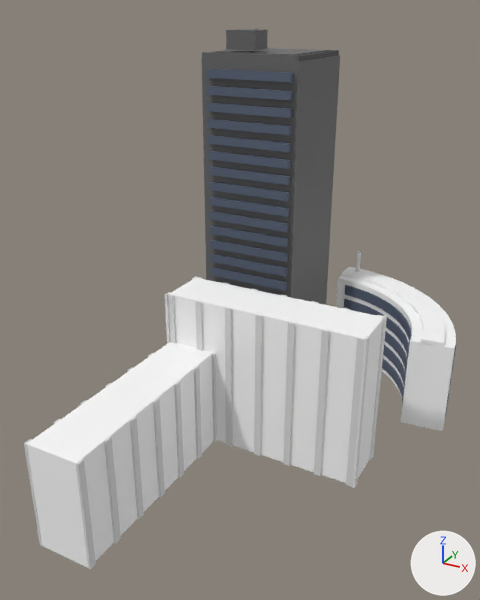
Before and after pictures for a commit that changed the Blender file run/material/build3.blend.
Before and after are seen from a camera (50 mm lens) standing at (7.53, -14.53, 8.19) and looking at (1.68, -3.91, 2.87). Lighting does not change. The marker at lower right points along +X, +Y and +Z.

In view in the first picture: '立方体', '立方体.002', '立方体.003', '立方体.004', '立方体.005', '立方体.007', '立方体.013', '立方体.014', '立方体.015', '立方体.017', '立方体.018', '立方体.019', '立方体.020'.
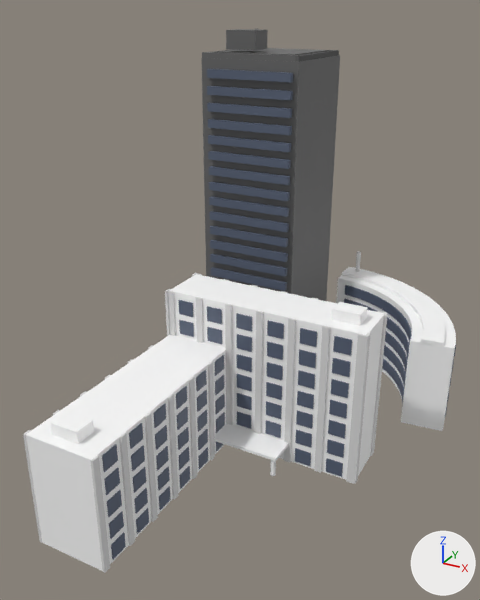
Where the change shows, as pixel boxes [x1, y1, x2, y2] in the pictures (480 x 600 px):
'立方体.013', moved, rescaled (7% wider)
    before: [27, 342, 213, 568]
    after: [26, 335, 226, 571]
'立方体.014', moved
    before: [170, 278, 383, 483]
    after: [169, 274, 384, 480]
'立方体.017', moved, rescaled
    before: [76, 353, 217, 570]
    after: [91, 349, 228, 573]
'立方体.021', added (blue)
    after: [178, 300, 352, 477]
'立方体.015', moved
    before: [167, 294, 365, 487]
    after: [168, 291, 366, 484]
'立方体.022', added (blue)
    after: [102, 355, 225, 560]
'立方体.023', added
    after: [214, 424, 288, 461]
'立方体.019', moved
    before: [352, 315, 387, 488]
    after: [353, 312, 388, 484]
'立方体.024', added
    after: [50, 411, 94, 444]
'立方体.025', added
    after: [332, 302, 368, 326]
'立方体.020', moved, rescaled
    before: [24, 353, 154, 546]
    after: [23, 345, 154, 543]
'立方体.018', moved
    before: [165, 276, 197, 344]
    after: [165, 273, 197, 336]
'円柱.002', added
    after: [270, 460, 276, 476]

The change, as a list of edits to the scene's bpy script:
```text
Change ob_立方体_013:
    ob_立方体_013.location: (0.68, -6.21, 0.62) -> (0.85, -6.21, 0.75)
    ob_立方体_013.scale: (1.44, 1.0, 0.964) -> (1.44, 1.3, 1.01)
Change ob_立方体_014:
    ob_立方体_014.location: (2.28, -3.65, 1.17) -> (2.28, -3.65, 1.25)
Change ob_立方体_015:
    ob_立方体_015.location: (4.31, -4.2, 1.17) -> (4.32, -4.2, 1.25)
Change ob_立方体_017:
    ob_立方体_017.location: (1.23, -4.18, 0.62) -> (1.55, -4.18, 0.75)
    ob_立方体_017.scale: (0.214, 1.0, 0.903) -> (0.214, 1.0, 0.945)
Change ob_立方体_019:
    ob_立方体_019.location: (4.4, -3.14, 1.17) -> (4.41, -3.14, 1.25)
Change ob_立方体_018:
    ob_立方体_018.location: (0.13, -3.15, 1.16) -> (0.14, -3.15, 1.24)
Change ob_立方体_020:
    ob_立方体_020.location: (0.14, -4.18, 0.62) -> (0.14, -4.18, 0.75)
    ob_立方体_020.scale: (0.214, 1.0, 0.903) -> (0.214, 1.0, 0.945)
Add ob_立方体_025:
    ob_立方体_025 = bpy.data.objects.new('立方体.025', me_立方体_025)  # a box spanning x -0.154..0.154, y -0.277..0.277, z -0.111..0.111; in mat_マテリアル_027 (white #ffffff)
    ob_立方体_025.location = (3.88, -3.67, 2.97)
    ob_立方体_025.rotation_euler = (0.0, 0.0, 1.571)  # degrees (0, 0, 90)
    ob_立方体_025.scale = (1.24, 1.0, 1.0)
Add ob_立方体_024:
    ob_立方体_024 = bpy.data.objects.new('立方体.024', me_立方体_024)  # a box spanning x -0.154..0.154, y -0.277..0.277, z -0.111..0.111; in mat_マテリアル_026 (white #ffffff)
    ob_立方体_024.location = (0.8, -7.93, 1.99)
    ob_立方体_024.rotation_euler = (0.0, 0.0, 1.571)  # degrees (0, 0, 90)
    ob_立方体_024.scale = (1.24, 1.0, 1.0)
Add ob_円柱_002:
    ob_円柱_002 = bpy.data.objects.new('円柱.002', me_円柱_003)  # a 32-sided cylinder along z spanning x -0.249..0.249, y -0.223..0.223, z -0.498..0.498; in mat_マテリアル_025 (white #ffffff)
    ob_円柱_002.location = (2.89, -4.73, -0.14)
    ob_円柱_002.scale = (0.2, 0.225, 0.47)
Add ob_立方体_023:
    ob_立方体_023 = bpy.data.objects.new('立方体.023', me_立方体_023)  # a box spanning x -0.77..0.77, y -0.81..0.81, z -0.03..0.03; in mat_マテリアル_024 (white #ffffff)
    ob_立方体_023.location = (2.21, -4.5, 0.07)
    ob_立方体_023.scale = (1.0, 0.384, 1.0)
Add ob_立方体_022:
    ob_立方体_022 = bpy.data.objects.new('立方体.022', me_立方体_022)  # 480 vertices, 360 faces; spans x -0.12..2.52, y -0.01..1.39, z -0.11..1.34; in mat_マテリアル_023 (dark blue #566074)
    ob_立方体_022.location = (1.54, -7.92, -0.16)
    ob_立方体_022.rotation_euler = (0.0, 0.0, 1.571)  # degrees (0, 0, 90)
    ob_立方体_022.scale = (1.43, 1.0, 1.47)
Add ob_立方体_021:
    ob_立方体_021 = bpy.data.objects.new('立方体.021', me_立方体_016)  # 672 vertices, 504 faces; spans x -2.46..0.12, y -0.01..1.07, z -0.11..1.95; in mat_マテリアル_022 (dark blue #566074)
    ob_立方体_021.location = (3.97, -4.18, -0.16)
    ob_立方体_021.scale = (1.45, 1.0, 1.47)
```
